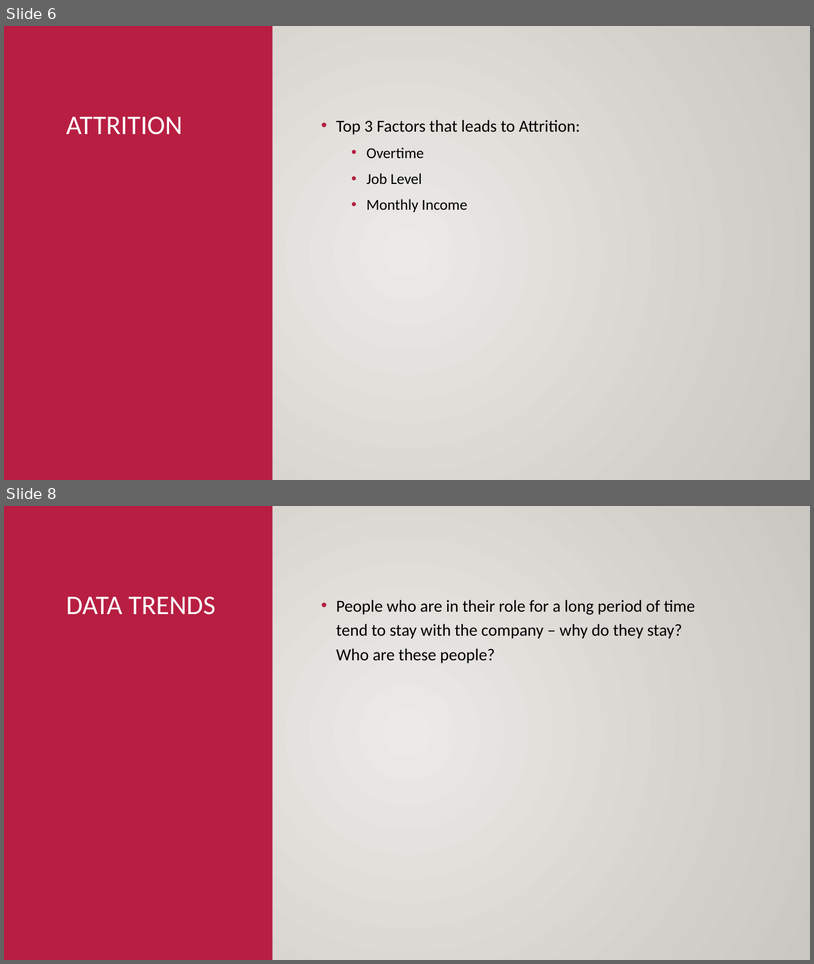
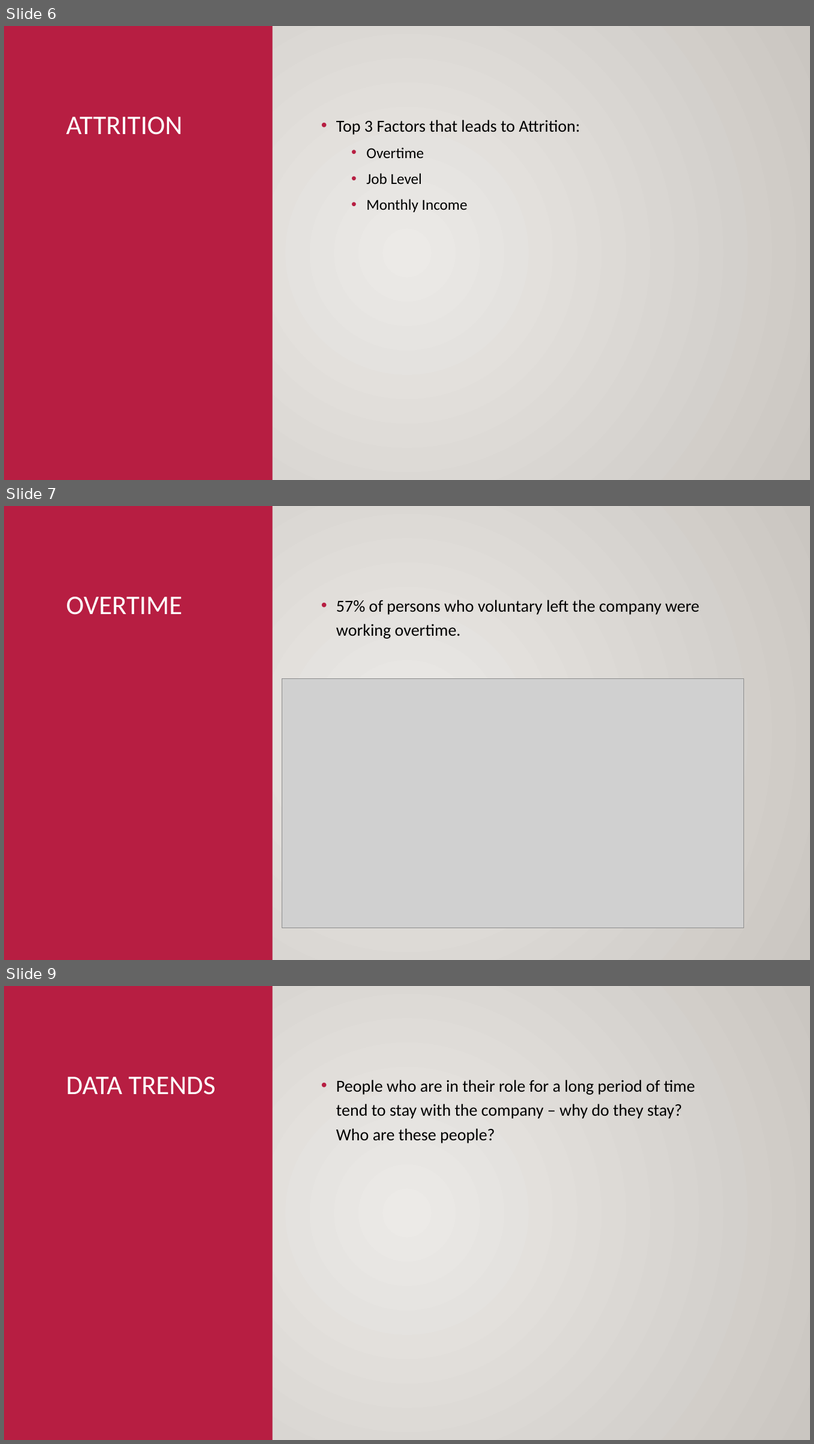
Before and after one commit to RayonM/CaseStudy2DDS, a slide deck: Case_Study_2_Rayon_Morris.pptx. Shown one above the other, each under a label of ours: slides 6 and 8 before the commit, slides 6, 7 and 9 after it; the slides between them are not shown. The pictures are 814x964 and 814x1444 pixels, drawn with LibreOffice and Linux fonts; fonts in the diff are those of the drawing; grey boxes stand for pictures; background and template pictures are left out. Boxes give left, top, right and bottom in pixels: in the first picture for what was removed or moved away, otherwise in the second. Text is boxed around its words. In the diff, an @@ line names an element or a change of style, - is before the commit and + after.

```diff
--- a/Case_Study_2_Rayon_Morris.pptx
+++ b/Case_Study_2_Rayon_Morris.pptx
@@ slide 7 added at box(4, 506, 810, 960), background gradient #ECEAE7 to #CAC7C1; not listed: 3 template elements that a slide beside it also shows @@
@@ rectangle added at box(4, 506, 810, 960), fill gradient #ECEAE7 to #CAC7C1 @@
@@ rectangle added at box(4, 506, 273, 960), fill #B71E42 @@
@@ title added at box(66, 597, 183, 615), 32 pt, text #FFFFFF @@
+OVERTIME
@@ text added at box(336, 600, 700, 639), 20 pt, text #000000 @@
+• 57% of persons who voluntary left the company were working overtime.
@@ picture added at box(282, 679, 744, 928) @@
@@ what was slide 8 is now slide 9 @@
```
Also in this commit, not shown: 3 slides changed, 2 other slides added, 4 other files.
